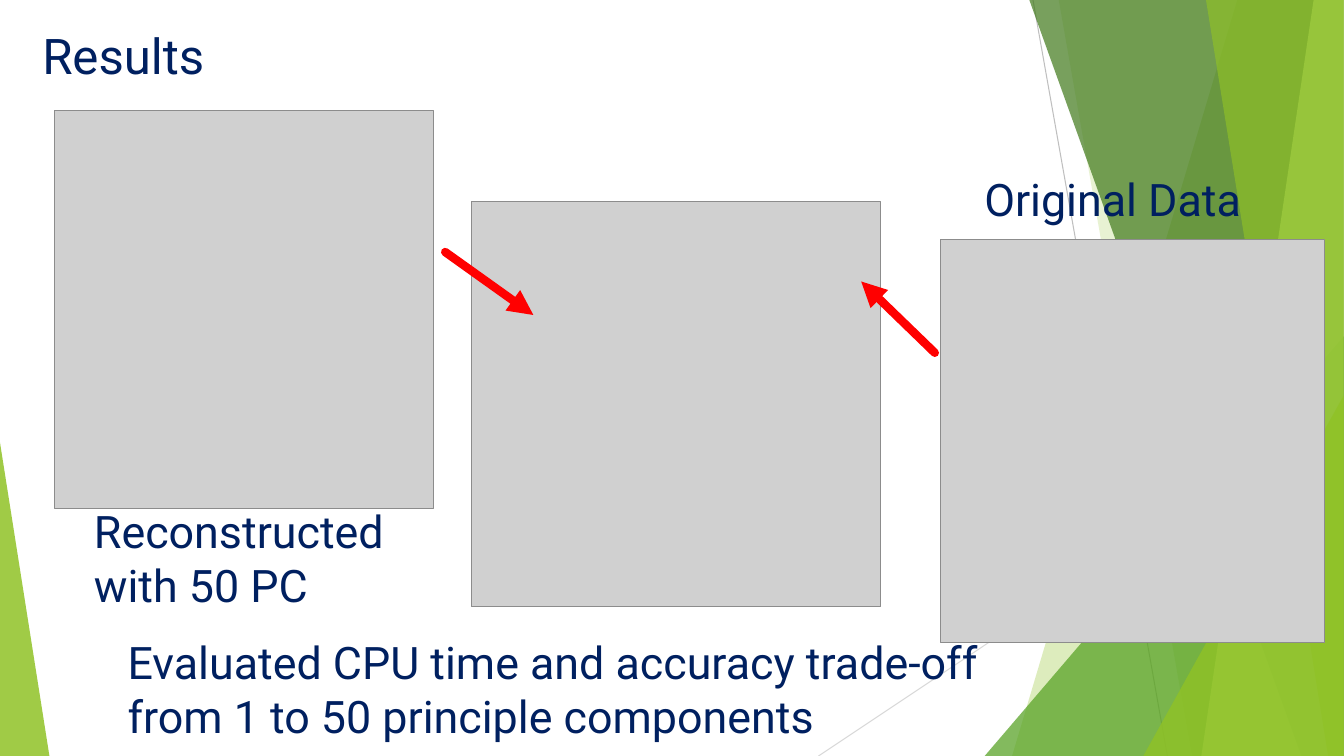
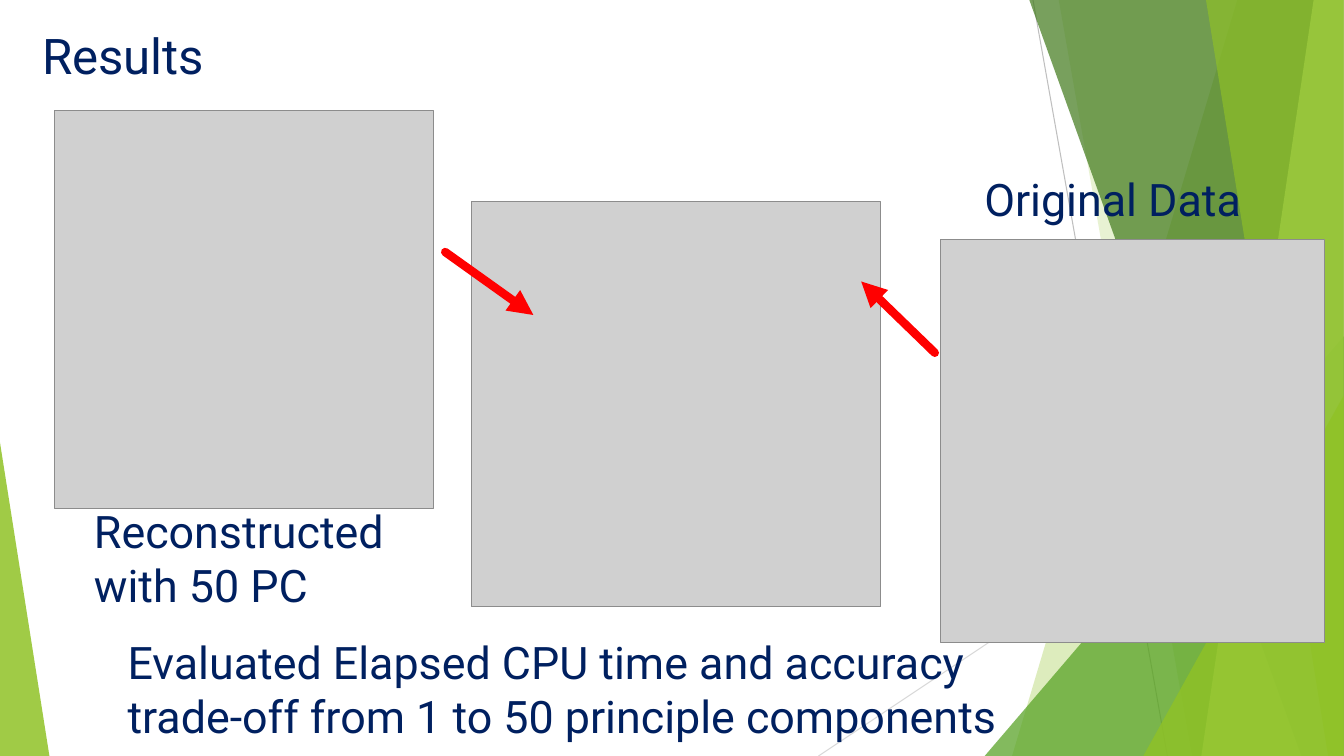
Before and after one commit to teambengio/finalproject, a slide deck: slide 15 of FinalReport_Team_Bengio.pptx (slide 12 before the commit). Drawn at 1344x756 pixels with LibreOffice and Linux fonts; fonts in the diff are those of the drawing; grey boxes stand for pictures. Boxes give left, top, right and bottom in pixels: in the first picture for what was removed or moved away, otherwise in the second. Text is boxed around its words. In the diff, an @@ line names an element or a change of style, - is before the commit and + after.

```diff
--- a/FinalReport_Team_Bengio.pptx
+++ b/FinalReport_Team_Bengio.pptx
@@ text at <box>128,638,996,745</box>: text changed @@
-Evaluated CPU time and accuracy trade-off from 1 to 50 principle components
+Evaluated Elapsed CPU time and accuracy trade-off from 1 to 50 principle components
```
Also in this commit, not shown: 8 other slides changed, 4 slides added, 1 slide removed, 3 other files.
